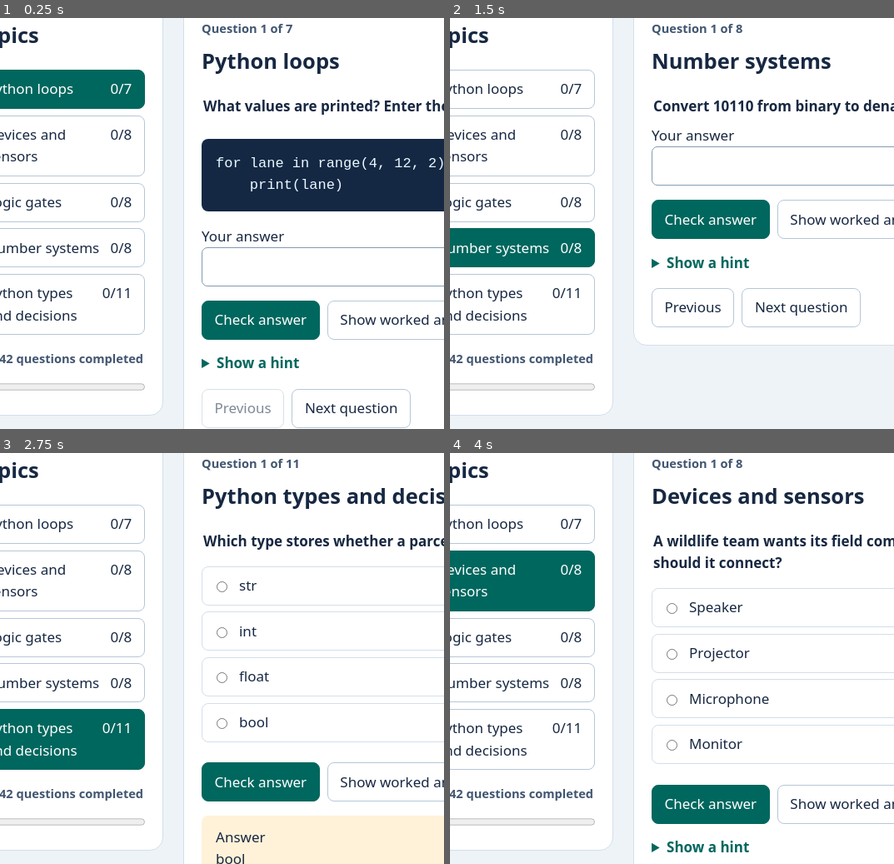
Above: before the commit, frames 1-4 (two rows, left to right).
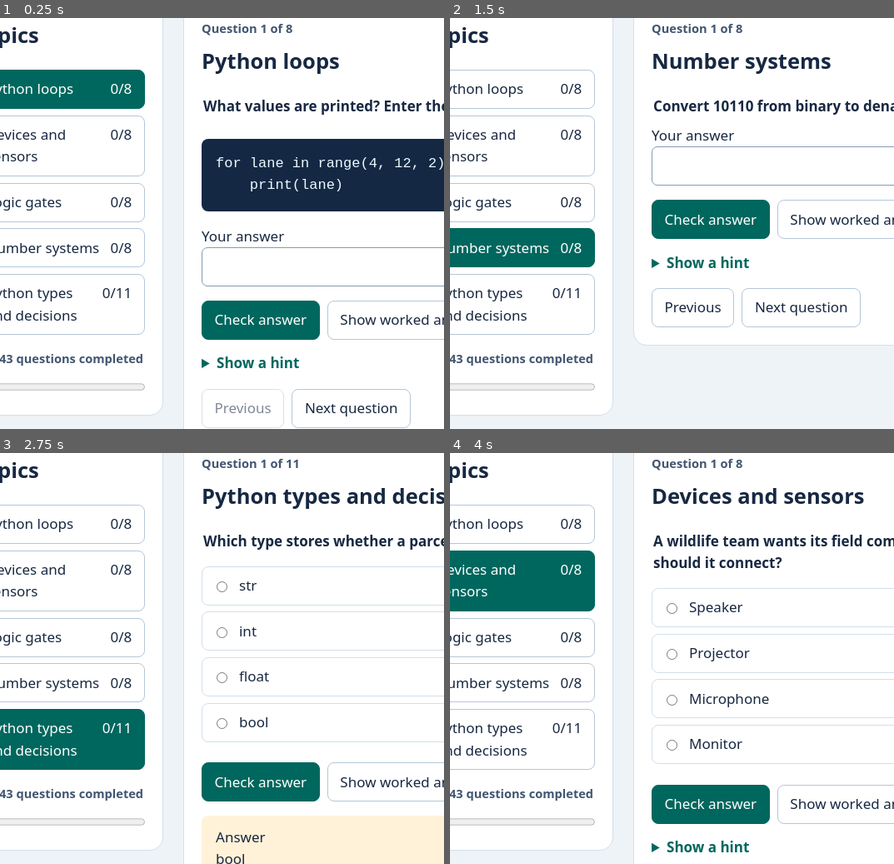
Above: after the commit, the same moments.

Repository: dhollinsworth/algorithm-arcade
Game: browser game, page year9-midyear-revision/index.html
Two runs of this game, one before a commit and one after it. Both use one fixed random seed, a clock stepped at 60 frames per second and the inputs below.
Inputs (mouse positions are % of the whole screen's width and height, from its top left):
- Up to frame 1 (0.25 s): no input
- Up to frame 2 (1.5 s): click (63, 52) at 0.27 s; type "Alex" at 0.27 s; click "Next question" at 0.52 s; click (63, 57) at 0.77 s; type "Alex" at 0.77 s; click "Number systems 0/8" at 1.27 s
- Up to frame 3 (2.75 s): click (63, 40) at 1.77 s; type "Alex" at 1.77 s; click "Python types and decisions 0/…" at 1.87 s; click "Show worked answer" at 2.47 s
- Up to frame 4 (4 s): click (31, 44) at 3.07 s; click "Devices and sensors 0/8" at 3.67 s
The pictures show only the part of the screen within x 6-56%, y 22-72%; the shares and areas given below are measured in that part.

The runs differ from the first frame. In frame 1, less than 0.1% of the frame differs, in the area x 1-66%, y 1-84%; in frame 2, less than 0.1%; in frame 3, less than 0.1%; in frame 4, less than 0.1%.

Commit message:
Add a while True tracing challenge

Diff:
--- a/year9-midyear-revision/index.html
+++ b/year9-midyear-revision/index.html
@@ -91,7 +91,8 @@
 const challengeQuestions = [
   [
     written('What final total is printed? Make a trace table for step and total.', '4', 'Work out the values of step fi …(274 unchanged characters)…
-    written('What two values are printed? Give the final cha …(313 unchanged characters)… tops = stops + 1\nprint(charge, stops)')
+    written('What two values are printed? Give the final cha …(313 unchanged characters)… tops = stops + 1\nprint(charge, stops)'),
+    written('A robot counts the crates it loads. What values does this program print? Enter them in order, separated by spaces.', '3 6 9', 'Trace crates after each addition. Does break run before or after print?', 'The program prints 3, 6 and 9. When crates reaches 12, break exits the loop before print runs. The condition True stays true throughout.', 'crates = 0\nwhile True:\n    crates = crates + 3\n    if crates >= 12:\n        break\n    print(crates)')
   ],
   [
     choice('An automated greenhouse must maintain a safe air temperature and reduce excess moisture. Which set of devic …(479 unchanged characters)…
